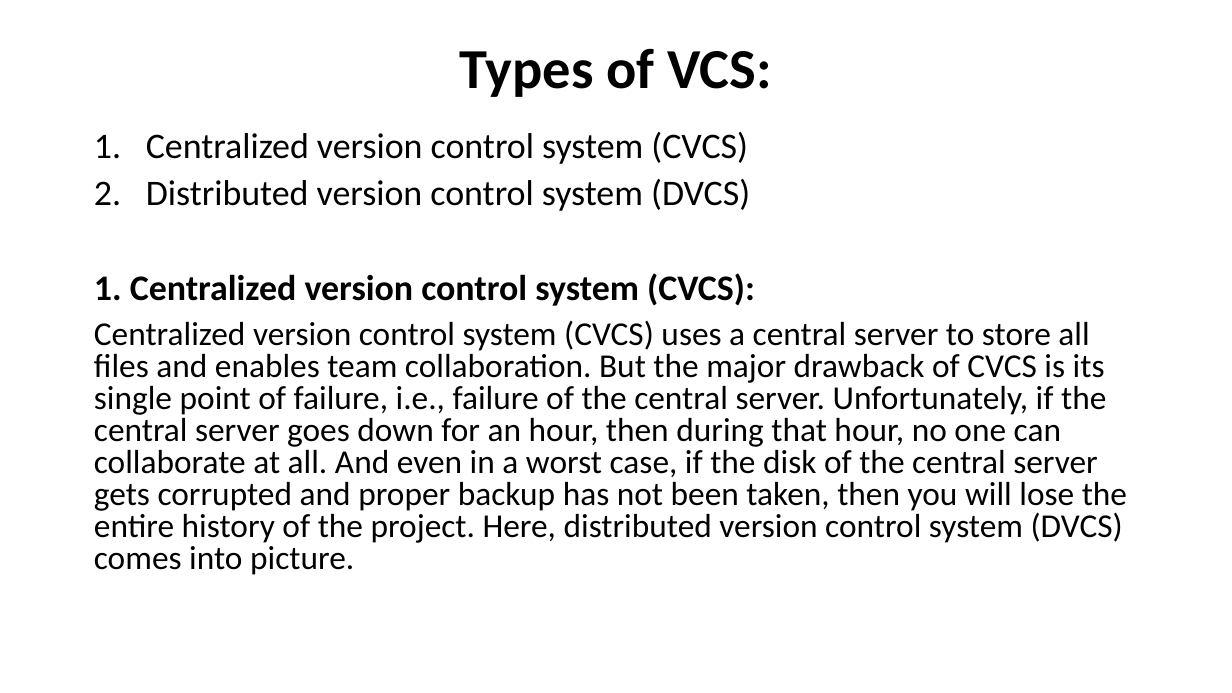
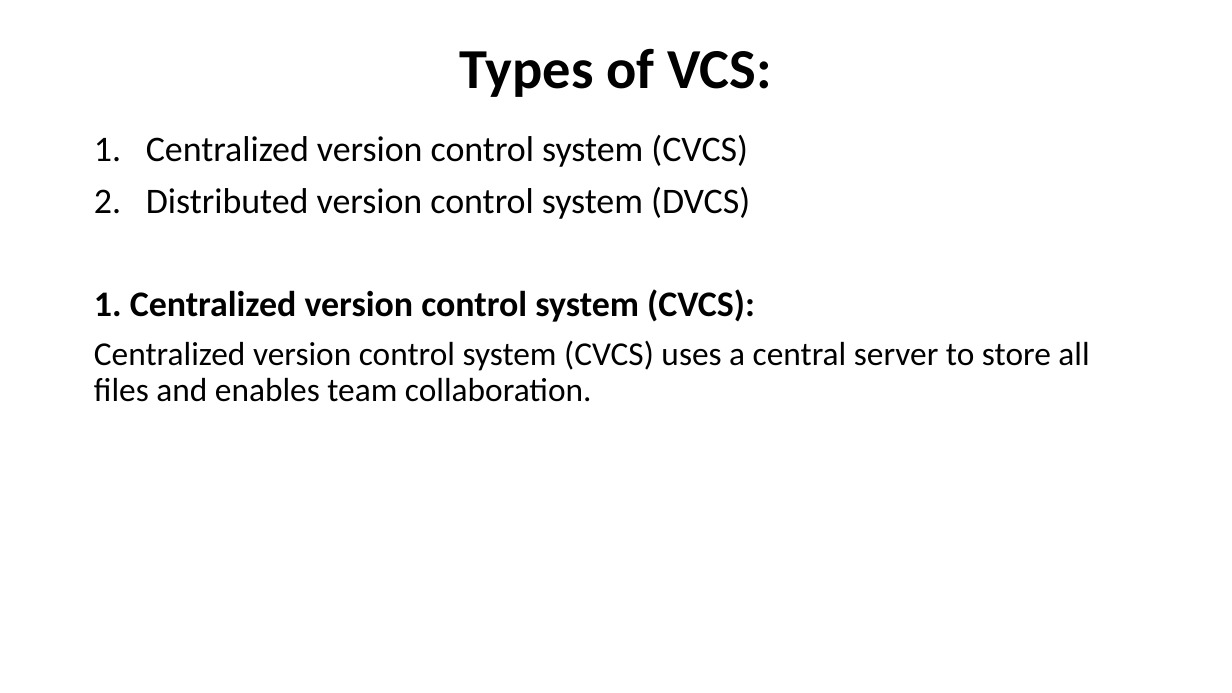
Before and after one commit to Praveenkumargorantala/FDP, a slide deck: slide 3 of Git.pptx (slide 2 before the commit). Drawn at 1232x693 pixels with LibreOffice and Linux fonts; fonts in the diff are those of the drawing. Boxes give left, top, right and bottom in pixels: in the first picture for what was removed or moved away, otherwise in the second. Text is boxed around its words. In the diff, an @@ line names an element or a change of style, - is before the commit and + after.

```diff
--- a/Git.pptx
+++ b/Git.pptx
@@ text at bbox=[94, 135, 755, 322]: line spacing 0.8 to 0.9 @@
@@ text at bbox=[94, 341, 1089, 402]: text changed @@
-Centralized version control system (CVCS) uses a central server to store all files and enables team collaboration. But the major drawback of CVCS is its single point of failure, i.e., failure of the central server. Unfortunately, if the central server goes down for an hour, then during that hour, no one can collaborate at all. And even in a worst case, if the disk of the central server gets corrupted and proper backup has not been taken, then you will lose the entire history of the project. Here, distributed version control system (DVCS) comes into picture.
+Centralized version control system (CVCS) uses a central server to store all files and enables team collaboration.
```
Also in this commit, not shown: 4 other slides changed, 2 slides added, 2 slides removed.
